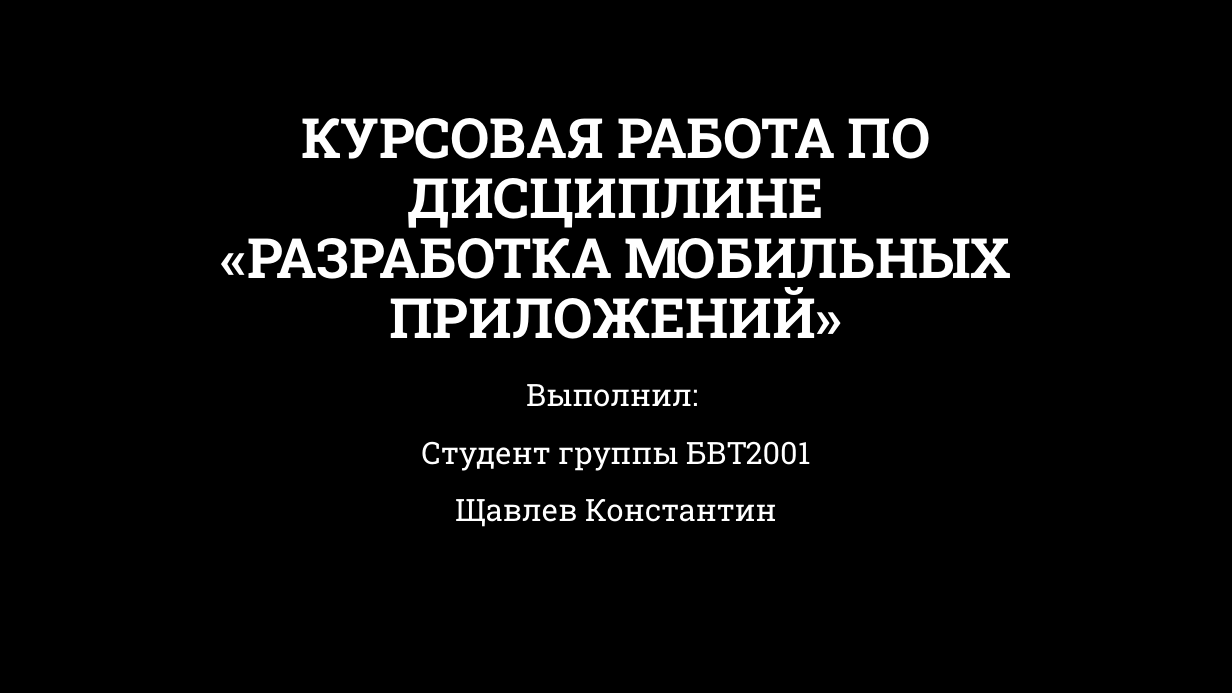
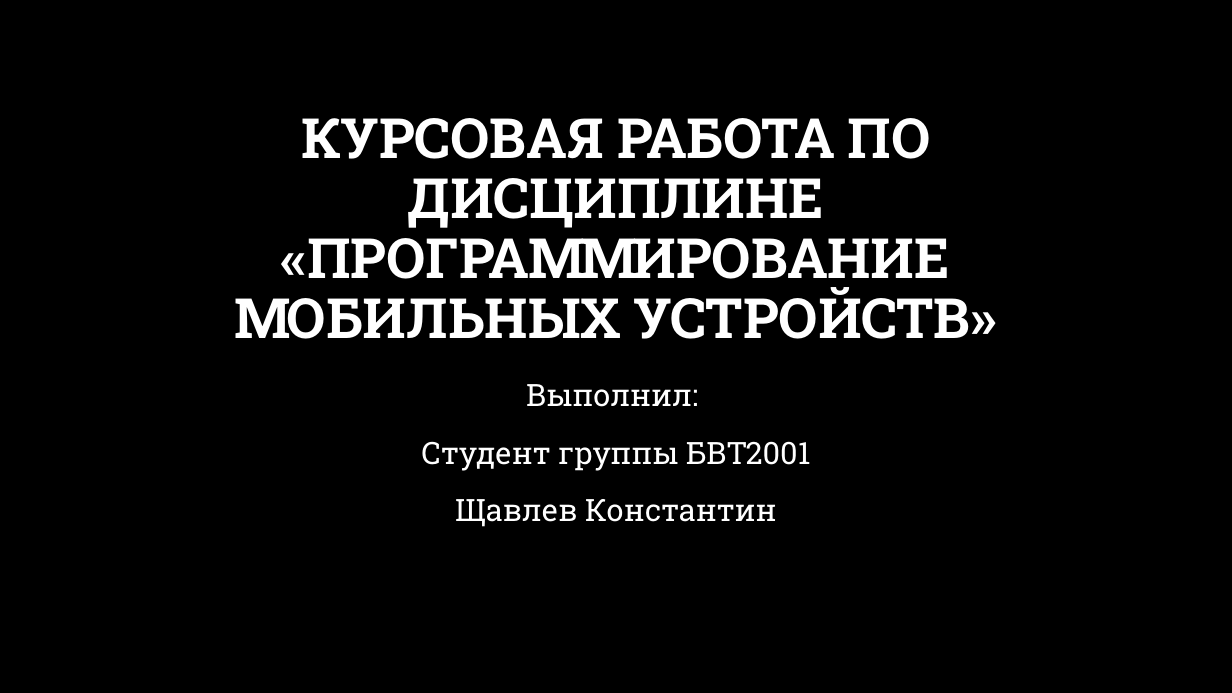
Before and after one commit to Vexrina/dualingo_clone, a slide deck: slide 1 of мобилки.pptx. Drawn at 1232x693 pixels with LibreOffice and Linux fonts; fonts in the diff are those of the drawing; background and template pictures are left out. Boxes give left, top, right and bottom in pixels: in the first picture for what was removed or moved away, otherwise in the second. Text is boxed around its words. In the diff, an @@ line names an element or a change of style, - is before the commit and + after.

Commit message:
update titul

```diff
--- a/мобилки.pptx
+++ b/мобилки.pptx
@@ title at (235, 118, 997, 339): text changed @@
-КУРСОВАЯ РАБОТА ПО ДИСЦИПЛИНЕ
-«РАЗРАБОТКА МОБИЛЬНЫХ ПРИЛОЖЕНИЙ»
+КУРСОВАЯ РАБОТА ПО ДИСЦИПЛИНЕ
+«ПРОГРАММИРОВАНИЕ МОБИЛЬНЫХ УСТРОЙСТВ»
```
